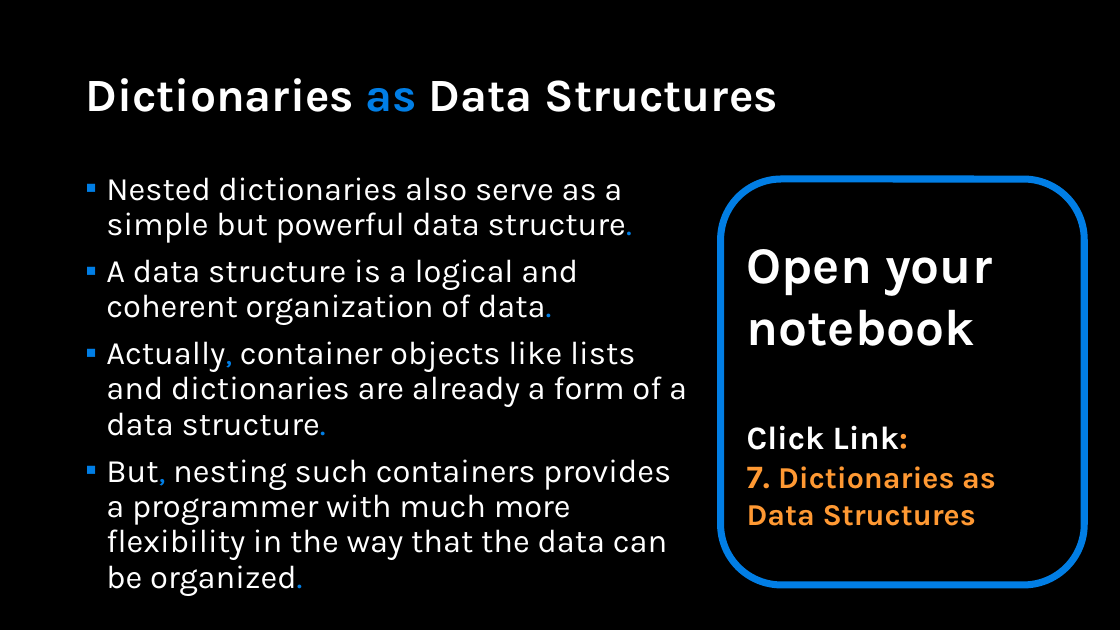
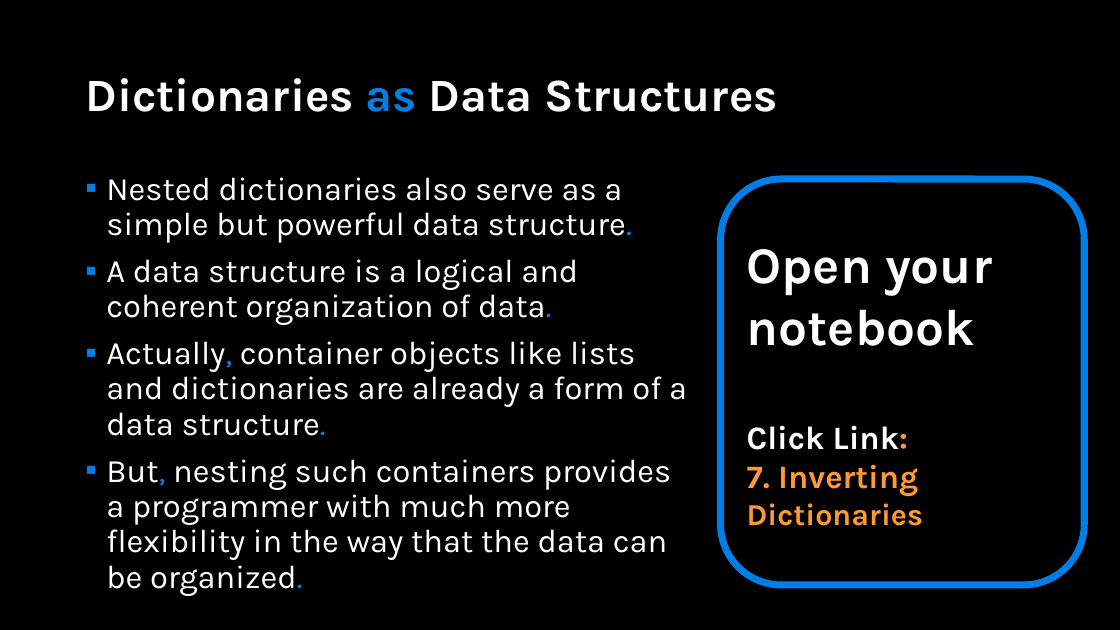
Before and after one commit to APS106/APS106-winter-2023-kinsella-goodfellow, a slide deck: slide 14 of lectures/week8/lecture2/slides/week8_lecture2.pptx. Drawn at 1120x630 pixels with LibreOffice and Linux fonts; fonts in the diff are those of the drawing; background and template pictures are left out. Boxes give left, top, right and bottom in pixels: in the first picture for what was removed or moved away, otherwise in the second. Text is boxed around its words. In the diff, an @@ line names an element or a change of style, - is before the commit and + after.

```diff
--- a/lectures/week8/lecture2/slides/week8_lecture2.pptx
+++ b/lectures/week8/lecture2/slides/week8_lecture2.pptx
@@ text in rounded rectangle at box(747, 464, 923, 526): text changed @@
-7. Dictionaries as Data Structures
+7. Inverting Dictionaries
```
Also in this commit, not shown: 2 other slides changed, 1 slide added, 6 other files.
